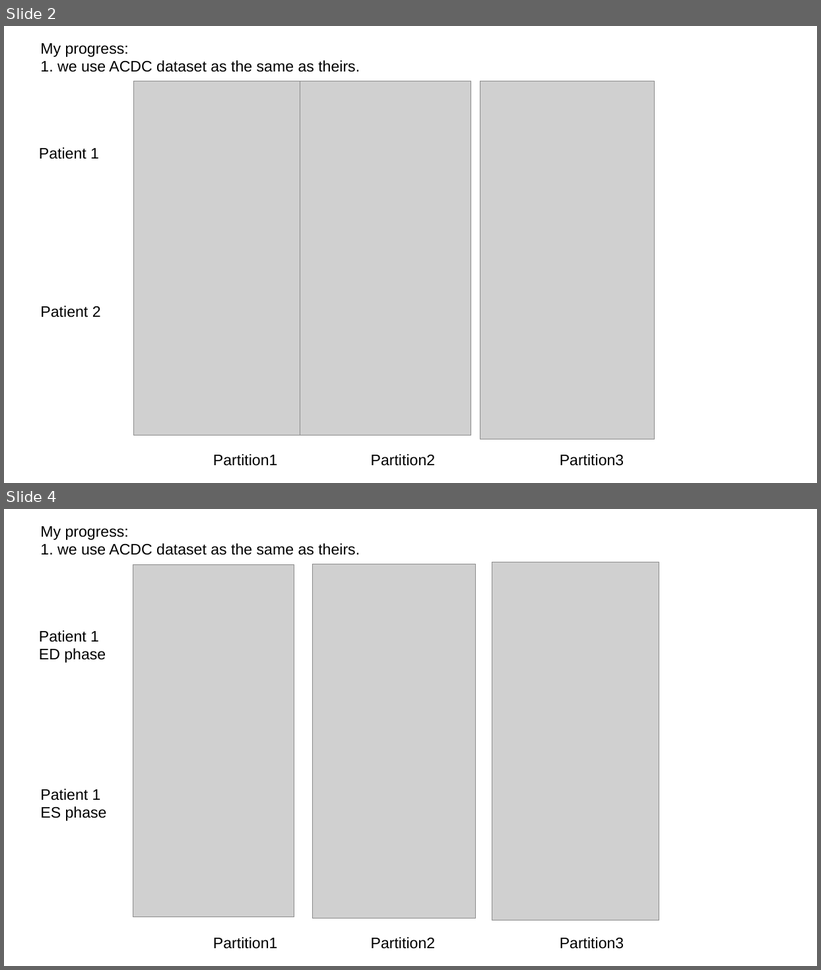
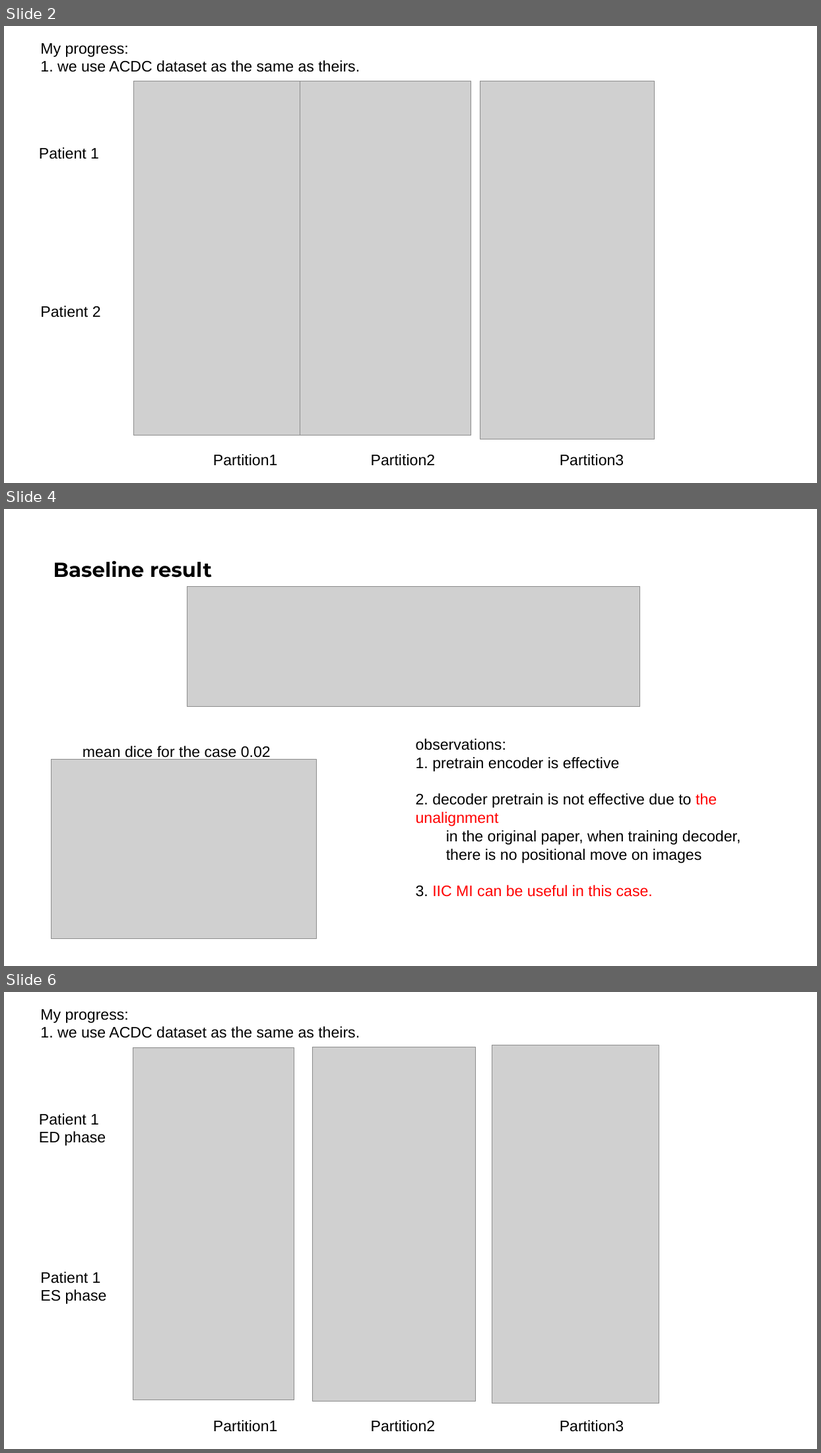
Before and after one commit to jizongFox/Contrast-You, a slide deck: docs/Presentation1.pptx. Shown one above the other, each under a label of ours: slides 2 and 4 before the commit, slides 2, 4 and 6 after it; the slides between them are not shown. The pictures are 821x970 and 821x1453 pixels, drawn with LibreOffice and Linux fonts; fonts in the diff are those of the drawing; grey boxes stand for pictures. Boxes give left, top, right and bottom in pixels: in the first picture for what was removed or moved away, otherwise in the second. Text is boxed around its words. In the diff, an @@ line names an element or a change of style, - is before the commit and + after.

```diff
--- a/docs/Presentation1.pptx
+++ b/docs/Presentation1.pptx
@@ slide 4 added at (x1=4, y1=509, x2=817, y2=966), background #FFFFFF @@
@@ title added at (x1=54, y1=560, x2=212, y2=578), 24 pt, text #000000, bold @@
+Baseline result
@@ picture added at (x1=187, y1=586, x2=640, y2=706) @@
@@ text added at (x1=83, y1=746, x2=271, y2=761), 18 pt, text #000000 @@
+mean dice for the case 0.02
@@ text added at (x1=416, y1=739, x2=741, y2=897), 18 pt, text #000000 @@
+observations:
+1. pretrain encoder is effective
+2. decoder pretrain is not effective due to the unalignment
+  in the original paper, when training decoder, there is no positional move on images
+3. IIC MI can be useful in this case.
@@ picture added at (x1=51, y1=760, x2=316, y2=940) @@
@@ what was slide 4 is now slide 6 @@
```
Also in this commit, not shown: 3 slides changed, 1 other slide added, 2 slides removed, 6 other files.
